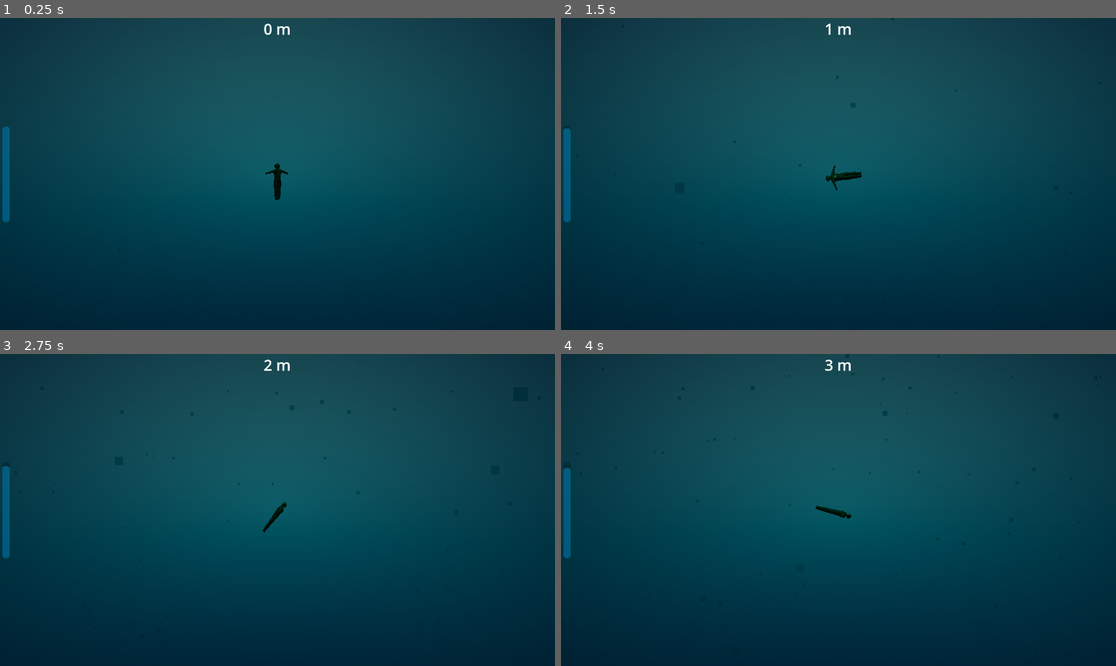
Above: before the commit, frames 1-4 (two rows, left to right).
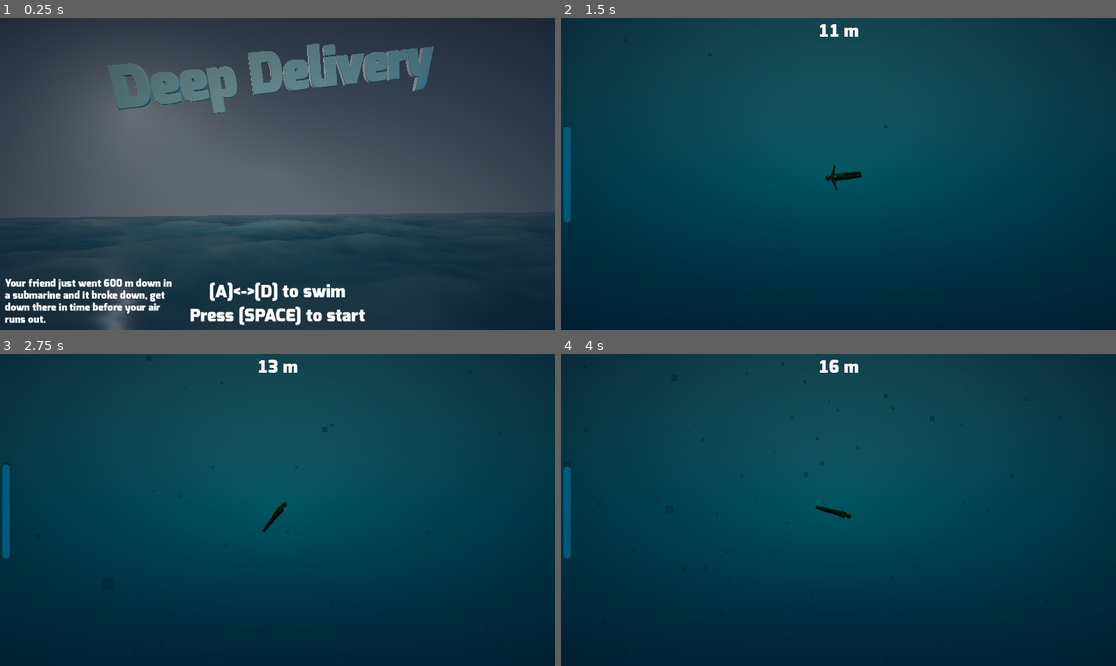
Above: after the commit, the same moments.

Repository: BhanosTD/deep-delivery
Game: Godot game, scene res://scenes/main_menu.tscn
Two runs of this game, one before a commit and one after it. Both use one fixed random seed, a clock stepped at 60 frames per second and the inputs below. Before the commit the project starts from res://scenes/main_gameplay.tscn.
Inputs (mouse positions are in pixels of both pictures, inside the frame that each line leads up to):
- Up to frame 1 (0.25 s): no input
- Up to frame 2 (1.5 s): tap Space (gameplay_flip) at 0.5, 0.6, 1.35 s; move the mouse to (960, 158) at 0.52 s; move the mouse to (727, 189) at 1.27 s
- Up to frame 3 (2.75 s): move the mouse to (333, 441) at 2.02 s; tap Space (gameplay_flip) at 2.1 s
- Up to frame 4 (4 s): tap Space (gameplay_flip) at 2.75, 2.85, 3.6 s; move the mouse to (810, 572) at 2.77 s; move the mouse to (1005, 556) at 3.52 s

The runs differ from the first frame. In frame 1, 78% of the frame differs, in the area x 0-100%, y 0-100%; in frame 2, 0.2%; in frame 3, 0.2%; in frame 4, 0.2%.

Commit message:
Menu and end condition

Diff:
--- a/ld57-diver/entities/player/player.tscn
+++ b/ld57-diver/entities/player/player.tscn
@@ -3,6 +3,10 @@
 [ext_resource type="Script" uid="uid://dd2xcm77m2ntp" path="res://entities/player/player_controller.gd" id="1_symyc"]
 [ext_resource type="Script" uid="uid://7y1c60pe3jvp" path="res://scripts/graphics/keep_upper.gd" id="2_abrql"]
 [ext_resource type="PackedScene" uid="uid://cqwne30bb5bhd" path="res://entities/player/assets/diver.glb" id="3_sglur"]
+
+[sub_resource type="CapsuleShape3D" id="CapsuleShape3D_sglur"]
+radius = 0.15
+height = 1.8
 
 [sub_resource type="BoxMesh" id="BoxMesh_sfv1e"]
 size = Vector3(0.2, 1.6, 0.4)
@@ -10,13 +14,15 @@
 [sub_resource type="BoxMesh" id="BoxMesh_symyc"]
 size = Vector3(0.25, 0.3, 0.2)
 
-[sub_resource type="SphereShape3D" id="SphereShape3D_symyc"]
-
 [node name="Player" type="CharacterBody3D"]
 collision_layer = 3
 collision_mask = 3
 motion_mode = 1
 script = ExtResource("1_symyc")
+
+[node name="CollisionShape3D" type="CollisionShape3D" parent="."]
+transform = Transform3D(-4.37114e-08, 1, 0, -1, -4.37114e-08, 0, 0, 0, 1, -0.263685, 0, 0)
+shape = SubResource("CapsuleShape3D_sglur")
 
 [node name="GraphicsRoot" type="Node3D" parent="."]
 
@@ -37,6 +43,3 @@
 visible = false
 mesh = SubResource("BoxMesh_symyc")
 skeleton = NodePath("../..")
-
-[node name="CollisionShape3D" type="CollisionShape3D" parent="."]
-shape = SubResource("SphereShape3D_symyc")
--- a/ld57-diver/entities/player/player_controller.gd
+++ b/ld57-diver/entities/player/player_controller.gd
@@ -5,6 +5,8 @@
 var camera: Camera3D
 @export var dive_manager: DiveManager
 var flip_stage: int = 0
+
+var flip_cooldown = 0.0
 
 func get_world_mouse_pos() -> Vector3:
 	var mouse_pos: Vector2 = camera.get_viewport().get_mouse_position()
@@ -27,10 +29,11 @@
 
 	var has_flipped: bool = false
 
-	if Input.is_action_just_pressed("gameplay_flip_" + str(flip_stage + 1)):
+	if Input.is_action_just_pressed("gameplay_flip_" + str(flip_stage + 1)) && flip_cooldown < 0:
 		has_flipped = true
 		flip_stage += 1
 		flip_stage = flip_stage % 2
+		flip_cooldown = 0.2
 
 	if has_flipped:
 		velocity += 10 * Vector3(get_world_mouse_pos().x - position.x, get_world_mouse_pos().y - position.y, 0).normalized()
@@ -38,9 +41,13 @@
 
 	position.y -= delta
 
+	position.y = min(0, position.y)
+
+	flip_cooldown -= delta
+
 	move_and_slide()
 
 func die():
 	hide()
 	await get_tree().create_timer(1).timeout
-	get_tree().quit()
+	GameStateManager.die()
--- /dev/null
+++ b/ld57-diver/graphics/menu/water_waves.gdshader
@@ -0,0 +1,34 @@
+shader_type spatial;
+
+uniform vec3 waterColor: source_color;
+uniform vec3 waterColorBot: source_color;
+uniform sampler2D noise1;
+uniform sampler2D noise1Normal: hint_normal;
+
+varying vec2 uv;
+varying vec2 uv2;
+
+void vertex() {
+	uv = UV + TIME * vec2(0.1, 0.8) * 0.001;
+	uv2 = UV * 1.5 + TIME * vec2(-0.1, -0.8) * 0.005;
+
+	VERTEX.y += (texture(noise1, uv).x - 0.5) * 0.5;
+	VERTEX.y += (texture(noise1, uv2).x - 0.5) * 0.5;
+
+	//NORMAL = (texture(noise1Normal, uv).xzy * INV_VIEW_MATRIX).rgb;
+}
+
+void fragment() {
+	ALBEDO = vec3(texture(noise1, uv).w);
+	ALBEDO = mix(waterColorBot, waterColor, (texture(noise1, uv).x + texture(noise1, uv2).x) / 2.0);
+	SPECULAR = 0.02;
+	ROUGHNESS = 0.2;
+
+	NORMAL_MAP = (texture(noise1Normal, uv).xyz + texture(noise1Normal, uv2).xyz)/2.0;
+	NORMAL_MAP_DEPTH = 0.2;
+}
+
+//void light() {
+//	// Called for every pixel for every light affecting the material.
+//	// Uncomment to replace the default light processing function with this one.
+//}
--- a/ld57-diver/project.godot
+++ b/ld57-diver/project.godot
@@ -11,9 +11,17 @@
 [application]
 
 config/name="LD57 Diver"
-run/main_scene="uid://b8a8mnvh4oksu"
+run/main_scene="uid://w121ex5u488e"
 config/features=PackedStringArray("4.4", "GL Compatibility")
 config/icon="res://icon.svg"
+
+[autoload]
+
+GameStateManager="*res://scenes/game_state_manager.tscn"
+
+[gui]
+
+theme/custom_font="uid://blgqcvkaqq3d6"
 
 [input]
 
--- /dev/null
+++ b/ld57-diver/scenes/game_state_manager.tscn
@@ -0,0 +1,26 @@
+[gd_scene load_steps=2 format=3 uid="uid://c1hm6equi5bav"]
+
+[ext_resource type="Script" uid="uid://rk2dbxbk5oi" path="res://scripts/gameplay/game_state_manager.gd" id="1_4hkbw"]
+
+[node name="GameStateManager" type="Control" node_paths=PackedStringArray("transition_cover")]
+z_index = 100
+z_as_relative = false
+layout_mode = 3
+anchors_preset = 15
+anchor_right = 1.0
+anchor_bottom = 1.0
+grow_horizontal = 2
+grow_vertical = 2
+script = ExtResource("1_4hkbw")
+transition_cover = NodePath("ColorRect")
+
+[node name="ColorRect" type="ColorRect" parent="."]
+layout_mode = 1
+anchors_preset = 15
+anchor_right = 1.0
+anchor_bottom = 1.0
+offset_top = 684.0
+offset_bottom = 684.0
+grow_horizontal = 2
+grow_vertical = 2
+color = Color(0, 0, 0, 1)
--- a/ld57-diver/scenes/main_gameplay.tscn
+++ b/ld57-diver/scenes/main_gameplay.tscn
@@ -54,18 +54,18 @@
 material = SubResource("ORMMaterial3D_ps0gl")
 size = Vector2(0.2, 0.2)
 
-[sub_resource type="Gradient" id="Gradient_l2koq"]
+[sub_resource type="Gradient" id="Gradient_4658i"]
 offsets = PackedFloat32Array(0, 0.989744)
 colors = PackedColorArray(0, 0.054902, 0.12549, 0, 0, 0.054902, 0.12549, 0.647059)
 
 [sub_resource type="GradientTexture2D" id="GradientTexture2D_ps0gl"]
-gradient = SubResource("Gradient_l2koq")
+gradient = SubResource("Gradient_4658i")
 fill = 1
 fill_from = Vector2(0.5, 0.5)
 fill_to = Vector2(0, 0)
 
 [sub_resource type="LabelSettings" id="LabelSettings_ps0gl"]
-font_size = 32
+font_size = 36
 
 [node name="MainGameplay" type="Node3D"]
 
@@ -135,8 +135,9 @@
 anchor_left = 0.5
 anchor_right = 0.5
 offset_left = -100.0
+offset_top = 10.0
 offset_right = 100.0
-offset_bottom = 100.0
+offset_bottom = 110.0
 grow_horizontal = 2
 text = "1 m"
 label_settings = SubResource("LabelSettings_ps0gl")
--- /dev/null
+++ b/ld57-diver/scenes/main_menu.tscn
@@ -0,0 +1,186 @@
+[gd_scene load_steps=18 format=3 uid="uid://w121ex5u488e"]
+
+[ext_resource type="Script" uid="uid://c70e85hfprk6p" path="res://scripts/gameplay/main_menu_manager.gd" id="1_bqqt6"]
+[ext_resource type="Shader" uid="uid://bbbhibt5geydf" path="res://graphics/menu/water_waves.gdshader" id="1_l6cm7"]
+[ext_resource type="PackedScene" uid="uid://176qv2r73ls8" path="res://graphics/menu/Title.glb" id="2_ekxnf"]
+[ext_resource type="Script" uid="uid://ck7sfc57fqm8x" path="res://scripts/graphics/wave_waggler.gd" id="3_wu84c"]
+[ext_resource type="AudioStream" uid="uid://d1yf2ad6y7neh" path="res://scripts/gui/wind1_looping.ogg" id="5_8ln24"]
+
+[sub_resource type="ProceduralSkyMaterial" id="ProceduralSkyMaterial_vue75"]
+sky_top_color = Color(0.0798347, 0.0895748, 0.103197, 1)
+sky_curve = 0.243676
+ground_bottom_color = Color(0.133333, 0.490196, 0.556863, 1)
+ground_horizon_color = Color(0.0588235, 0.415686, 0.505882, 1)
+ground_curve = 0.278576
+sun_angle_max = 47.82
+sun_curve = 0.454714
+
+[sub_resource type="Sky" id="Sky_l6cm7"]
+sky_material = SubResource("ProceduralSkyMaterial_vue75")
+
+[sub_resource type="Environment" id="Environment_ekxnf"]
+background_mode = 2
+background_energy_multiplier = 0.72
+sky = SubResource("Sky_l6cm7")
+tonemap_mode = 4
+tonemap_exposure = 2.11
+fog_enabled = true
+fog_light_color = Color(0.272, 0.2904, 0.32, 1)
+fog_sky_affect = 0.83
+adjustment_enabled = true
+adjustment_contrast = 1.63
+
+[sub_resource type="FastNoiseLite" id="FastNoiseLite_l6cm7"]
+fractal_weighted_strength = 0.18
+domain_warp_enabled = true
+domain_warp_fractal_gain = -0.117
+
+[sub_resource type="NoiseTexture2D" id="NoiseTexture2D_ekxnf"]
+width = 1024
+height = 1024
+seamless = true
+noise = SubResource("FastNoiseLite_l6cm7")
+
+[sub_resource type="ShaderMaterial" id="ShaderMaterial_ekxnf"]
+render_priority = 0
+shader = ExtResource("1_l6cm7")
+shader_parameter/waterColor = Color(0.4717, 0.528057, 0.53, 1)
+shader_parameter/waterColorBot = Color(0.2028, 0.3276, 0.39, 1)
+shader_parameter/noise1 = SubResource("NoiseTexture2D_ekxnf")
+shader_parameter/noise1Normal = SubResource("NoiseTexture2D_ekxnf")
+
+[sub_resource type="PlaneMesh" id="PlaneMesh_vue75"]
+material = SubResource("ShaderMaterial_ekxnf")
+size = Vector2(64, 64)
+subdivide_width = 128
+subdivide_depth = 128
+
+[sub_resource type="FastNoiseLite" id="FastNoiseLite_wu84c"]
+fractal_octaves = 2
+
+[sub_resource type="Gradient" id="Gradient_l2koq"]
+offsets = PackedFloat32Array(0, 0.989744)
+colors = PackedColorArray(0, 0.054902, 0.12549, 0, 0, 0.054902, 0.12549, 0.647059)
+
+[sub_resource type="GradientTexture2D" id="GradientTexture2D_l6cm7"]
+gradient = SubResource("Gradient_l2koq")
+fill = 1
+fill_from = Vector2(0.5, 0.5)
+fill_to = Vector2(0, 0)
+
+[sub_resource type="LabelSettings" id="LabelSettings_bqqt6"]
+font_size = 36
+
+[sub_resource type="LabelSettings" id="LabelSettings_wu84c"]
+font_size = 21
+
+[node name="MainMenu" type="Node3D"]
+script = ExtResource("1_bqqt6")
+
+[node name="WorldEnvironment" type="WorldEnvironment" parent="."]
+environment = SubResource("Environment_ekxnf")
+
+[node name="SpotLight3D" type="SpotLight3D" parent="."]
+transform = Transform3D(0.199522, -0.975893, 0.088449, 0.932424, 0.161328, -0.323357, 0.301292, 0.146989, 0.942134, 0.195052, 4.63926, 2.76089)
+light_color = Color(0.725786, 0.735286, 0.640203, 1)
+light_energy = 3.806
+spot_range = 42.214
+spot_angle_attenuation = 0.0490365
+
+[node name="SpotLight3D2" type="SpotLight3D" parent="."]
+transform = Transform3D(0.351945, -0.60841, 0.711317, 0.932424, 0.161328, -0.323357, 0.0819784, 0.777053, 0.624074, 7.07683, 4.63926, 0.407784)
+light_color = Color(0, 0.643523, 0.767365, 1)
+light_energy = 3.806
+spot_range = 42.214
+spot_angle_attenuation = 0.0490365
+
+[node name="DirectionalLight3D" type="DirectionalLight3D" parent="."]
+transform = Transform3D(0.864767, 0.0391181, -0.500647, 0.242063, -0.905963, 0.347328, -0.439981, -0.421546, -0.792916, 0, 0, 0)
+
+[node name="MeshInstance3D" type="MeshInstance3D" parent="."]
+transform = Transform3D(1, 0, 0, 0, 1, 0, 0, 0, 1, 0.790882, 1.90735e-06, -30.4537)
+mesh = SubResource("PlaneMesh_vue75")
+
+[node name="Camera3D" type="Camera3D" parent="."]
+transform = Transform3D(0.999997, 8.73113e-11, -0.00226893, -0.000374114, 0.986313, -0.164886, 0.00223787, 0.164886, 0.98631, 0.603125, 0.516042, 1.50472)
+fov = 65.0
+script = ExtResource("3_wu84c")
+noise = SubResource("FastNoiseLite_wu84c")
+strength = 0.3
+speed = 10.0
+
+[node name="GUI" type="Control" parent="."]
+layout_mode = 3
+anchors_preset = 15
+anchor_right = 1.0
+anchor_bottom = 1.0
+grow_horizontal = 2
+grow_vertical = 2
+
+[node name="Vignette" type="TextureRect" parent="GUI"]
+layout_mode = 1
+anchors_preset = 15
+anchor_right = 1.0
+anchor_bottom = 1.0
+grow_horizontal = 2
+grow_vertical = 2
+texture = SubResource("GradientTexture2D_l6cm7")
+
+[node name="Label" type="Label" parent="GUI"]
+layout_mode = 1
+anchors_preset = 7
+anchor_left = 0.5
+anchor_top = 1.0
+anchor_right = 0.5
+anchor_bottom = 1.0
+offset_left = -182.0
+offset_top = -47.0
+offset_right = 182.0
+offset_bottom = -10.0
+grow_horizontal = 2
+grow_vertical = 0
+text = "Press [SPACE] to start"
+label_settings = SubResource("LabelSettings_bqqt6")
+horizontal_alignment = 1
+vertical_alignment = 1
+
+[node name="Label2" type="Label" parent="GUI"]
+layout_mode = 1
+anchors_preset = 7
+anchor_left = 0.5
+anchor_top = 1.0
+anchor_right = 0.5
+anchor_bottom = 1.0
+offset_left = -182.0
+offset_top = -97.0
+offset_right = 182.0
+offset_bottom = -60.0
+grow_horizontal = 2
+grow_vertical = 0
+text = "[A]<->[D] to swim"
+label_settings = SubResource("LabelSettings_bqqt6")
+horizontal_alignment = 1
+vertical_alignment = 1
+
+[node name="Label3" type="Label" parent="GUI"]
+layout_mode = 1
+anchors_preset = 2
+anchor_top = 1.0
+anchor_bottom = 1.0
+offset_left = 10.0
+offset_top = -107.0
+offset_right = 374.0
+offset_bottom = -10.0
+grow_vertical = 0
+text = "Your friend just went 600 m down in a submarine and it broke down, get down there in time before your air runs out."
+label_settings = SubResource("LabelSettings_wu84c")
+vertical_alignment = 2
+autowrap_mode = 2
+
+[node name="Title" parent="." instance=ExtResource("2_ekxnf")]
+transform = Transform3D(1.48905, 0.200237, 0.156902, 0.222599, -0.57461, -1.37923, -0.123138, 1.38265, -0.59591, 0.780958, 3.66314, -3.63452)
+
+[node name="AudioStreamPlayer" type="AudioStreamPlayer" parent="."]
+stream = ExtResource("5_8ln24")
+autoplay = true
+parameters/looping = true
--- a/ld57-diver/scripts/gameplay/dive_manager.gd
+++ b/ld57-diver/scripts/gameplay/dive_manager.gd
@@ -5,12 +5,30 @@
 
 var air_level: float = 1.0
 
+var has_ended: bool = false
+
 signal player_flipped
 
 func get_depth() -> float:
-	return -player.position.y
+	return -player.position.y * 2 + 10
 
 func _process(delta):
 	air_level -= delta / 60.0
 	if air_level < 0:
 		player.die()
+
+	if get_depth() > 600 && !has_ended:
+		has_ended = true
+		var sub: Node3D = preload("res://graphics/background/submarine.glb").instantiate()
+		sub.position = player.position + Vector3(0, -15, -5)
+		sub.rotation.z = 0.2
+		sub.rotation.y = -0.6
+
+		get_parent().add_child(sub)
+
+		var tween = create_tween()
+		tween.tween_property(player, "position", sub.position + Vector3.BACK * 2, 2).set_ease(Tween.EASE_OUT).set_trans(Tween.TRANS_CUBIC)
+
+		await tween.finished
+
+		GameStateManager.die()
--- /dev/null
+++ b/ld57-diver/scripts/gameplay/game_state_manager.gd
@@ -0,0 +1,39 @@
+extends Node
+
+@export var transition_cover: Control
+
+var is_transitioning: bool = false
+
+func _process(delta):
+	if is_transitioning:
+		return
+
+	$ColorRect.position.y = $ColorRect.size.y
+
+func load_level(scene: String):
+	is_transitioning = true
+	$ColorRect.position.y = $ColorRect.size.y
+
+	var tween = create_tween()
+	tween.tween_property($ColorRect, "position", Vector2(0, 0), 0.3)\
+		.set_trans(Tween.TRANS_CUBIC)\
+		.set_ease(Tween.EASE_IN)
+
+	await tween.finished
+
+	get_tree().change_scene_to_file(scene)
+
+	await get_tree().process_frame
+	#.create_timer(0.1).timeout
+
+	tween = create_tween()
+	tween.tween_property($ColorRect, "position", Vector2(0, -$ColorRect.size.y), 0.3)\
+		.set_trans(Tween.TRANS_CUBIC)\
+		.set_ease(Tween.EASE_OUT)
+	is_transitioning = false
+
+func start():
+	load_level("uid://b8a8mnvh4oksu")
+
+func die():
+	load_level("uid://w121ex5u488e")
--- /dev/null
+++ b/ld57-diver/scripts/gameplay/main_menu_manager.gd
@@ -0,0 +1,6 @@
+extends Node
+
+func _process(delta):
+	if Input.is_action_just_pressed("gameplay_flip"):
+		GameStateManager.start()
+		create_tween().tween_property($Camera3D, "start_pos", $Camera3D.start_pos - Vector3(0, 0.6, 0), 0.3)
--- /dev/null
+++ b/ld57-diver/scripts/graphics/wave_waggler.gd
@@ -0,0 +1,16 @@
+extends Node3D
+
+var start_pos: Vector3
+var start_rot: Vector3
+@export var noise: Noise
+@export var strength: float = 1
+@export var speed: float = 1
+
+func _ready():
+	start_pos = position
+	start_rot = rotation
+
+func _process(delta):
+	position = start_pos + Vector3(0, noise.get_noise_1d(Time.get_ticks_msec() * 0.001 * speed) * strength, 0)
+
+	rotation.z = start_rot.z + noise.get_noise_1d(Time.get_ticks_msec() * 0.001 * speed + 192489) * strength * 0.1
Binary file added: ld57-diver/graphics/background/submarine.glb
Not shown, added: ld57-diver/graphics/background/submarine.glb.import
Binary file added: ld57-diver/graphics/menu/Title.glb
Not shown, added: ld57-diver/graphics/menu/Title.glb.import
Not shown, added: ld57-diver/graphics/menu/water_waves.gdshader.uid
Binary file added: ld57-diver/graphics/theme/Exo-Black.otf
Not shown, added: ld57-diver/graphics/theme/Exo-Black.otf.import
Not shown, added: ld57-diver/scripts/gameplay/game_state_manager.gd.uid
Not shown, added: ld57-diver/scripts/gameplay/main_menu_manager.gd.uid
Not shown, added: ld57-diver/scripts/graphics/wave_waggler.gd.uid
Not shown, added: ld57-diver/scripts/gui/wind1_looping.ogg.import
Not shown, added: ld57-diver/scripts/gui/wind1_looping.ogg
